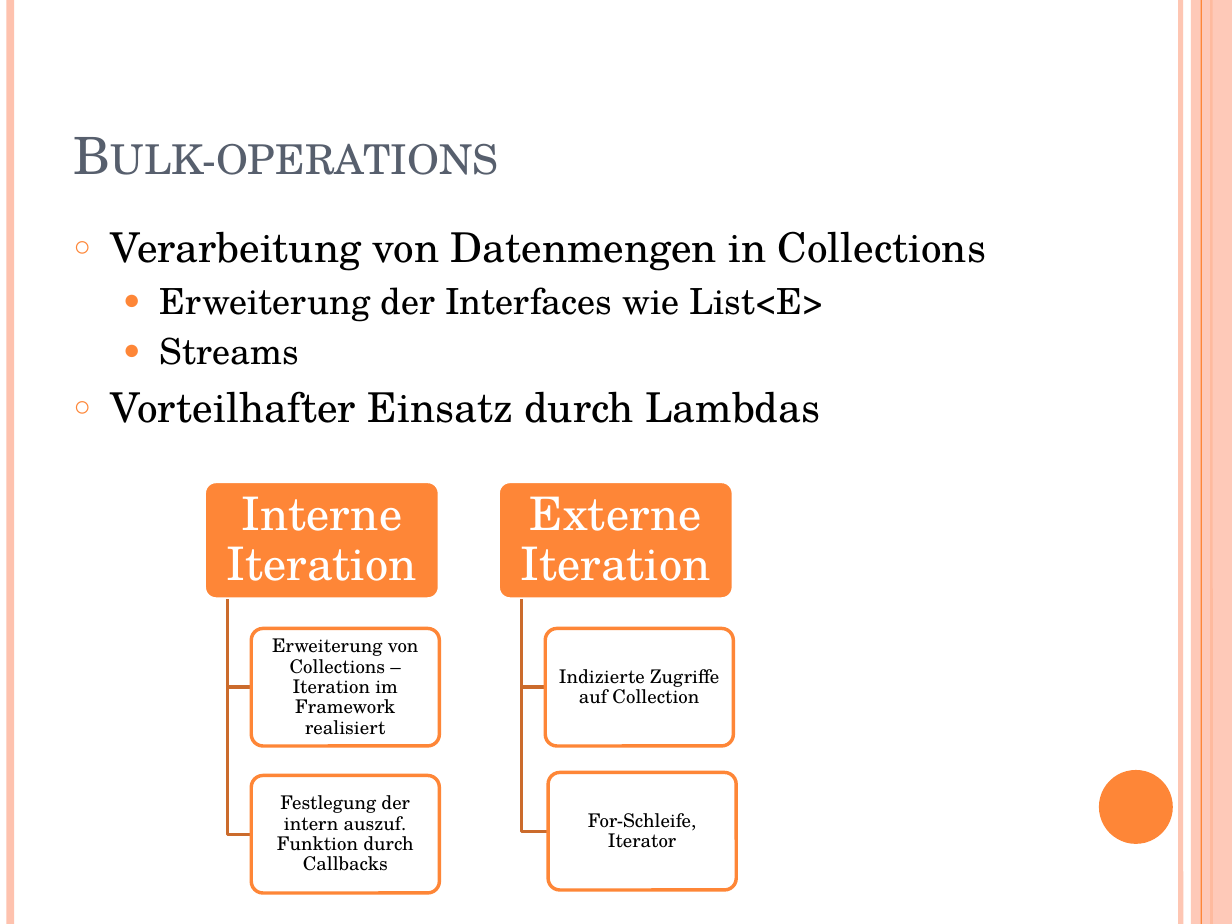
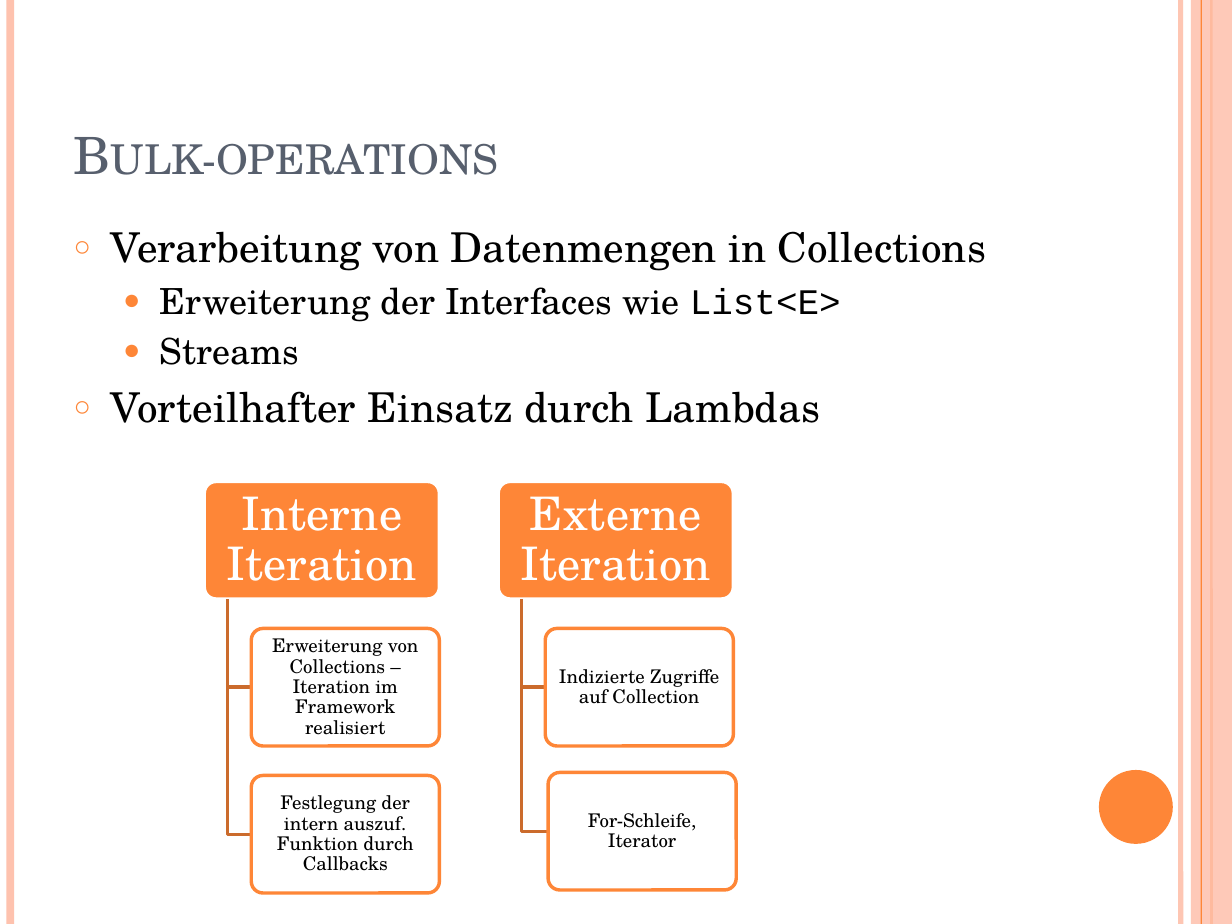
Before and after one commit to s1monw1/Java8, a slide deck: slide 3 of res/Java_8_Neuerungen_2.pptx. Drawn at 1232x924 pixels with LibreOffice and Linux fonts; fonts in the diff are those of the drawing. Boxes give left, top, right and bottom in pixels: in the first picture for what was removed or moved away, otherwise in the second. Text is boxed around its words. In the diff, an @@ line names an element or a change of style, - is before the commit and + after.

Commit message:
Vortrag angepasst

```diff
--- a/res/Java_8_Neuerungen_2.pptx
+++ b/res/Java_8_Neuerungen_2.pptx
@@ text at [160, 287, 841, 322]: font TeX Gyre Schola to Courier New in "List<E>" @@
```
